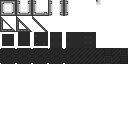
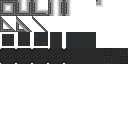
Before/after of a 128 x 128 layered artwork. What changed in the layer stack:
painted on "shadow #1" over left=3, top=0, right=103, bottom=16
renamed "bolts" to "hull inside", painted on it over left=2, top=0, right=101, bottom=32
renamed "outline" to "pixely", painted on it over left=0, top=0, right=128, bottom=64
removed layer "inline" over left=1, top=0, right=98, bottom=16
